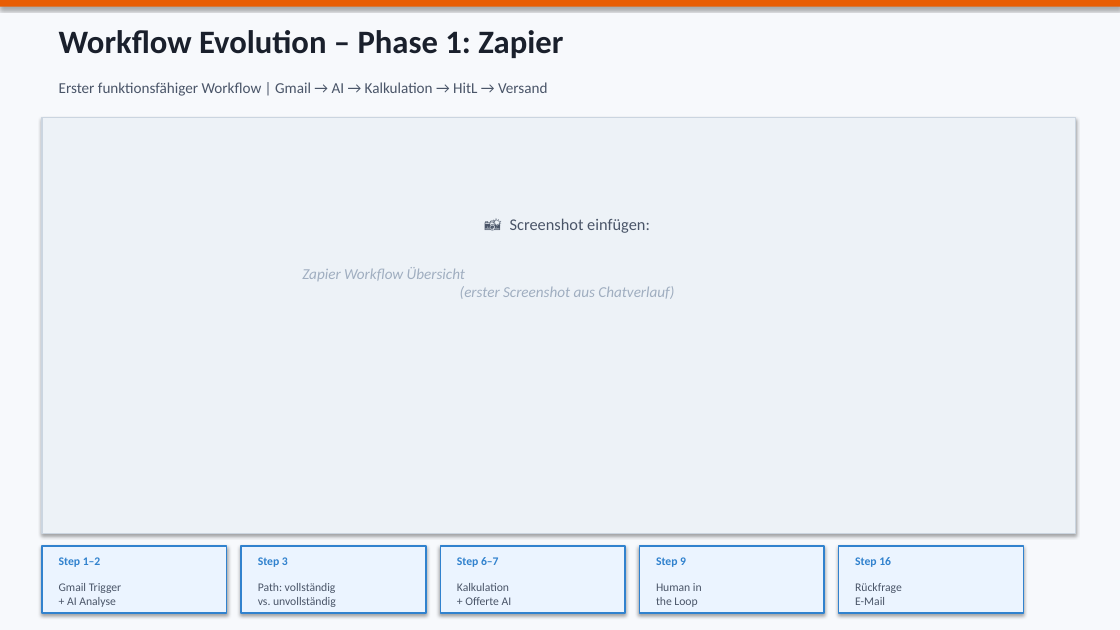
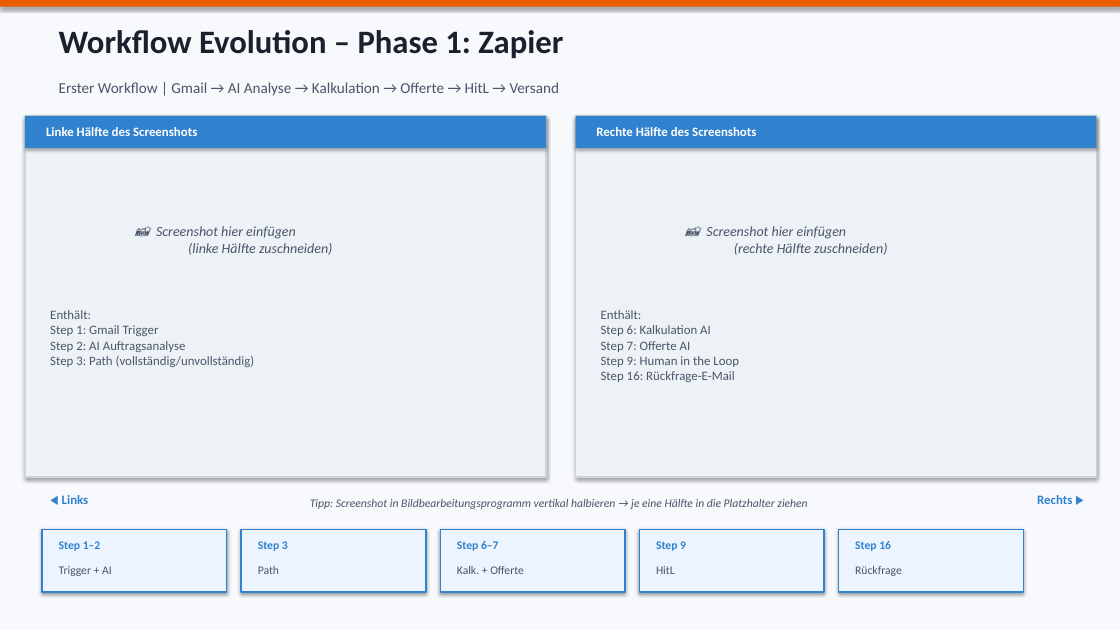
Before and after one commit to pglinz96-creator/zapier-json-schema, a slide deck: slide 12 of KI_Auftragsannahme_DMAIC.pptx. Drawn at 1120x630 pixels with LibreOffice and Linux fonts; fonts in the diff are those of the drawing. Boxes give left, top, right and bottom in pixels: in the first picture for what was removed or moved away, otherwise in the second. Text is boxed around its words. In the diff, an @@ line names an element or a change of style, - is before the commit and + after.

```diff
--- a/KI_Auftragsannahme_DMAIC.pptx
+++ b/KI_Auftragsannahme_DMAIC.pptx
@@ text at [59,82,559,96]: text changed @@
-Erster funktionsfähiger Workflow | Gmail → AI → Kalkulation → HitL → Versand
+Erster Workflow | Gmail → AI Analyse → Kalkulation → Offerte → HitL → Versand
@@ rectangle: place and size @@
-rectangle at [42,118,1075,534]
+rectangle at [25,116,546,477]
@@ rectangle added at [25,116,546,148], fill #3182CE @@
@@ rectangle added at [576,116,1096,477], fill #EDF2F7, outline #CBD5E0 1.2 pt @@
@@ rectangle added at [576,116,1096,148], fill #3182CE @@
@@ text added at [46,127,197,136], 11 pt, text #FFFFFF, bold @@
+Linke Hälfte des Screenshots
@@ text added at [596,127,756,136], 11 pt, text #FFFFFF, bold @@
+Rechte Hälfte des Screenshots
@@ text added at [156,226,332,255], 12 pt, text #4A5568, italic @@
+📸 Screenshot hier einfügen
+(linke Hälfte zuschneiden)
@@ text removed at [510,218,650,233] @@
-📸 Screenshot einfügen:
@@ text added at [706,226,887,255], 12 pt, text #4A5568, italic @@
+📸 Screenshot hier einfügen
+(rechte Hälfte zuschneiden)
@@ text removed at [302,267,674,299] @@
-Zapier Workflow Übersicht
-(erster Screenshot aus Chatverlauf)
@@ text added at [50,310,255,367], 11 pt, text #4A5568 @@
+Enthält:
+Step 1: Gmail Trigger
+Step 2: AI Auftragsanalyse
+Step 3: Path (vollständig/unvollständig)
@@ text added at [601,310,739,382], 11 pt, text #4A5568 @@
+Enthält:
+Step 6: Kalkulation AI
+Step 7: Offerte AI
+Step 9: Human in the Loop
+Step 16: Rückfrage-E-Mail
@@ text added at [62,495,89,504], 11 pt, text #3182CE, bold @@
+◀ Links
@@ text added at [310,499,807,509], 10 pt, text #4A5568, italic @@
+Tipp: Screenshot in Bildbearbeitungsprogramm vertikal halbieren → je eine Hälfte in die Platzhalter ziehen
@@ text added at [1037,495,1072,504], 11 pt, text #3182CE, bold @@
+Rechts ▶
@@ rectangle: place and size @@
-rectangle at [42,546,227,613]
+rectangle at [42,529,227,592]
@@ rectangle: place and size @@
-rectangle at [241,546,426,613]
+rectangle at [241,529,426,592]
@@ rectangle: place and size @@
-rectangle at [440,546,625,613]
+rectangle at [440,529,625,592]
@@ rectangle: place and size @@
-rectangle at [639,546,824,613]
+rectangle at [639,529,824,592]
@@ rectangle: place and size @@
-rectangle at [839,546,1023,613]
+rectangle at [839,529,1023,592]
@@ 5 texts: place and size @@
-5 texts at [59,557,891,567]
+5 texts at [59,541,891,551]
@@ text at [59,566,112,576]: text changed @@
-Gmail Trigger
-+ AI Analyse
+Trigger + AI
@@ text at [258,566,279,574]: text changed @@
-Path: vollständig
-vs. unvollständig
+Path
@@ text at [457,566,524,574]: text changed @@
-Kalkulation
-+ Offerte AI
+Kalk. + Offerte
@@ text added at [656,566,675,574], 10 pt, text #4A5568 @@
+HitL
@@ text at [855,566,902,576]: text changed @@
-Rückfrage
-E-Mail
+Rückfrage
@@ text removed at [656,583,702,607] @@
-Human in
-the Loop
```
Also in this commit, not shown: 1 other file.
